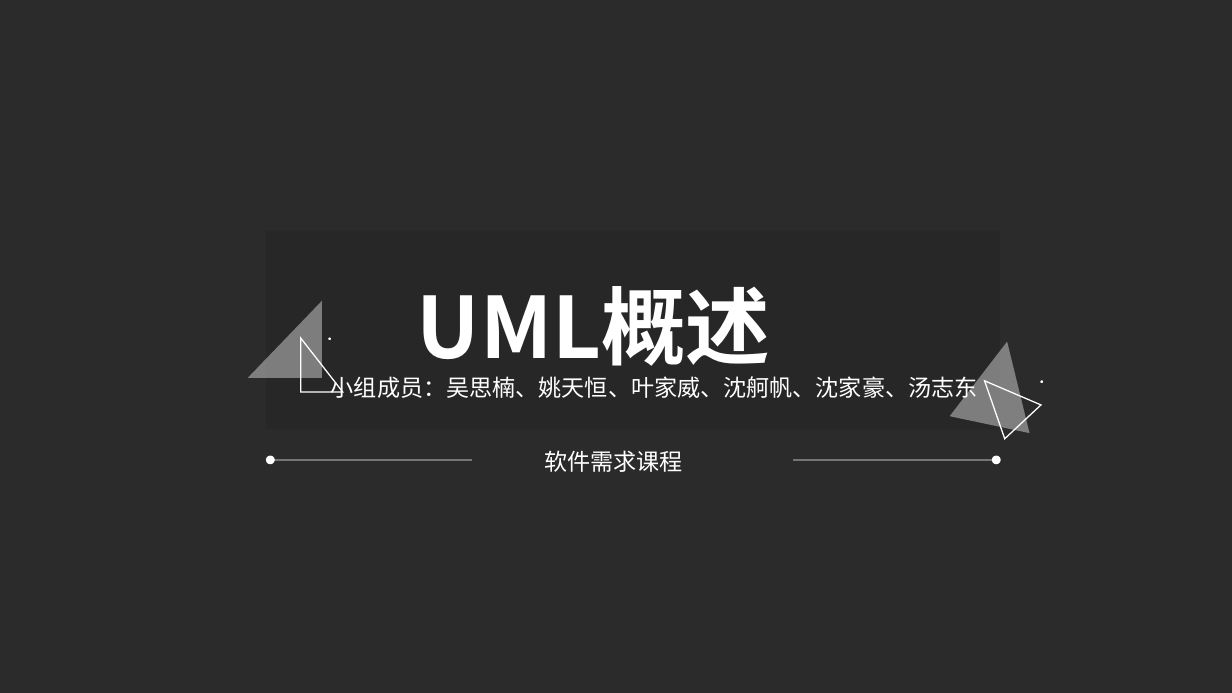
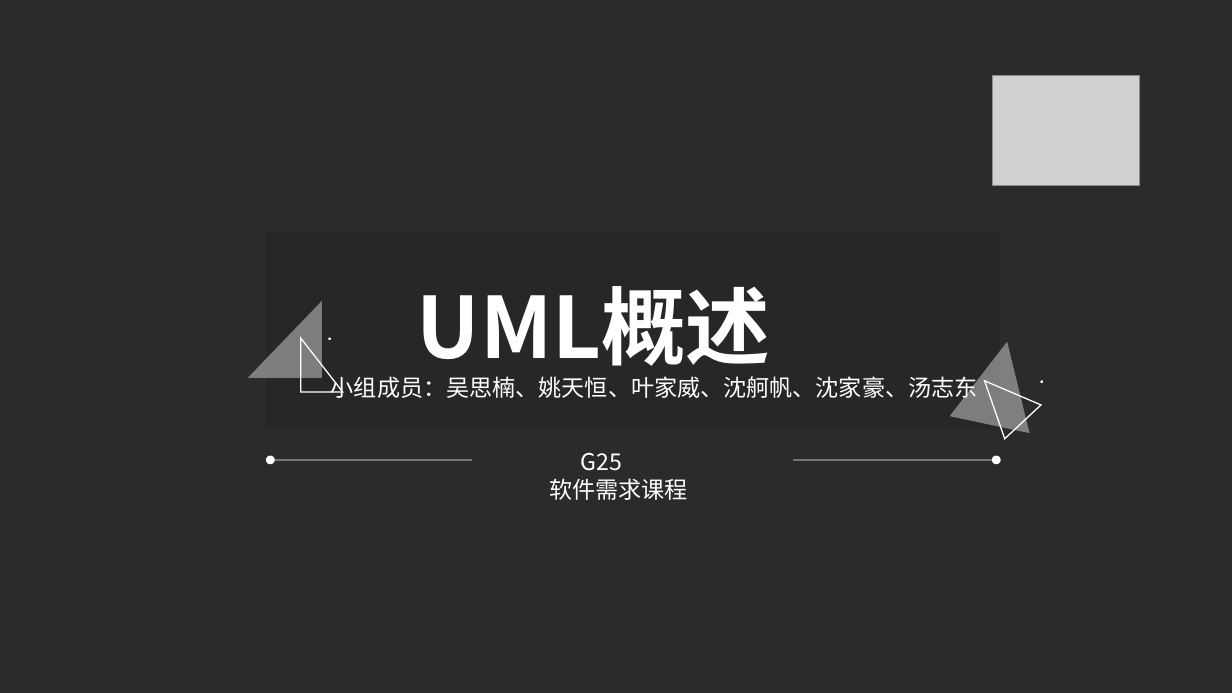
Before and after one commit to woncat/PRD2017, a slide deck: slide 1 of UML概述(部分）.ppt. Drawn at 1232x693 pixels with LibreOffice and Linux fonts; fonts in the diff are those of the drawing; grey boxes stand for pictures; background and template pictures are left out; a plain dark background stands for a picture behind light text. Boxes give left, top, right and bottom in pixels: in the first picture for what was removed or moved away, otherwise in the second. Text is boxed around its words. In the diff, an @@ line names an element or a change of style, - is before the commit and + after.

```diff
--- a/UML概述(部分）.ppt
+++ b/UML概述(部分）.ppt
@@ picture added at (992, 76, 1139, 186) @@
@@ text at (580, 453, 622, 471): paragraph added @@
+G25
```
Also in this commit, not shown: 1 other slide changed, 14 slides added, 10 slides removed.
